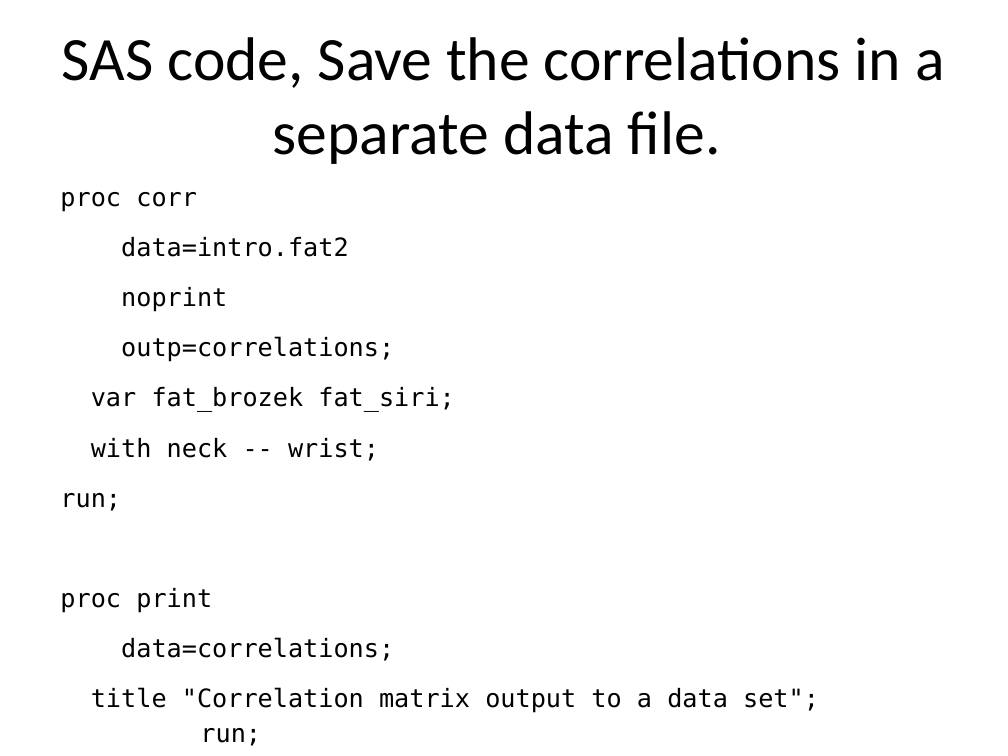
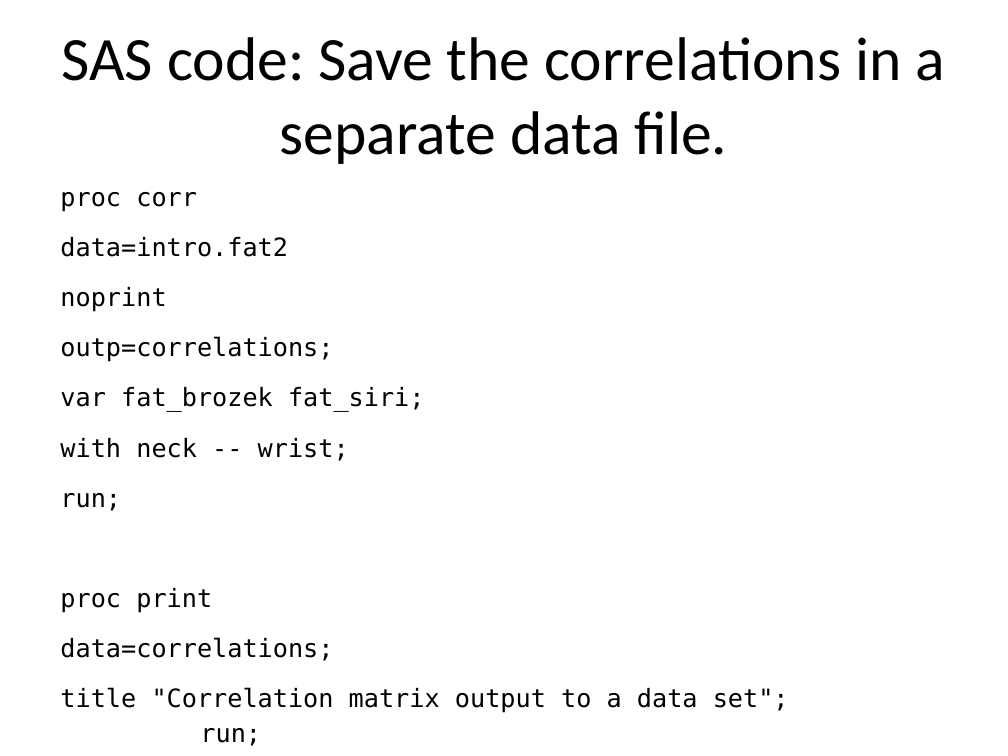
Before and after one commit to pmean/introduction-to-SAS, a slide deck: slide 47 of results/5507-02-simon-slides-and-speaker-notes.pptx (slide 44 before the commit). Drawn at 1008x756 pixels with LibreOffice and Linux fonts; fonts in the diff are those of the drawing. Boxes give left, top, right and bottom in pixels: in the first picture for what was removed or moved away, otherwise in the second. Text is boxed around its words. In the diff, an @@ line names an element or a change of style, - is before the commit and + after.

```diff
--- a/results/5507-02-simon-slides-and-speaker-notes.pptx
+++ b/results/5507-02-simon-slides-and-speaker-notes.pptx
@@ title at (61,37,946,164): text changed @@
-SAS code, Save the correlations in a separate data file.
+SAS code: Save the correlations in a separate data file.
@@ text "proc corr data=intro.fat2 noprint outp=correlations; ..." rewrapped from (60,192,819,746) to (60,192,789,746) @@
```
Also in this commit, not shown: 38 other slides changed, 3 slides added, 1 slide removed, 4 other files.
